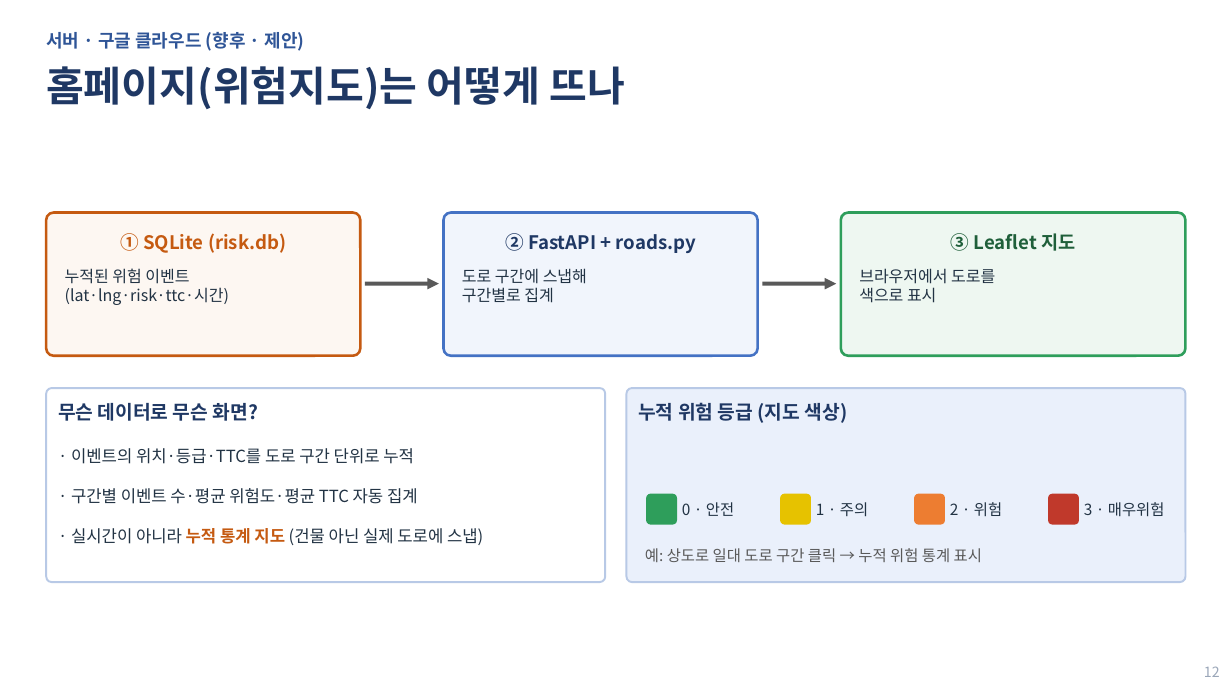
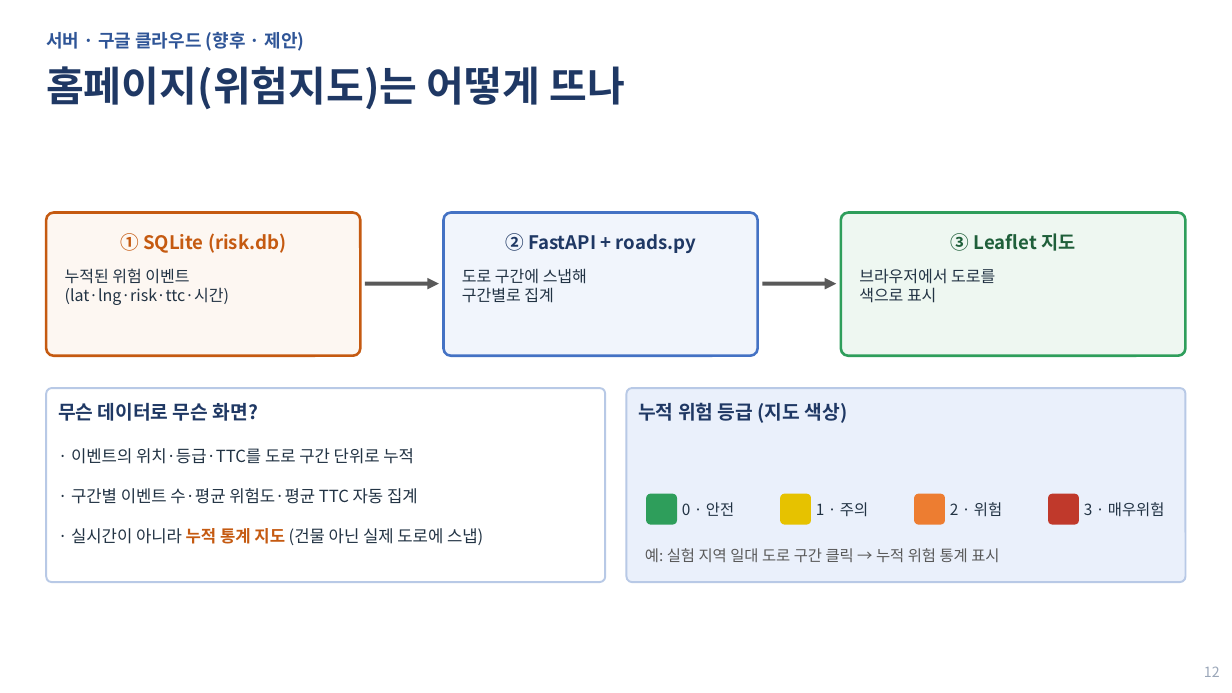
Before and after one commit to joon722/AI-V2X-Cane, a slide deck: slide 12 of docs/인수인계/AI_V2X_연결구조_다이어그램_report.pptx. Drawn at 1232x693 pixels with LibreOffice and Linux fonts; fonts in the diff are those of the drawing. Boxes give left, top, right and bottom in pixels: in the first picture for what was removed or moved away, otherwise in the second. Text is boxed around its words. In the diff, an @@ line names an element or a change of style, - is before the commit and + after.

```diff
--- a/docs/인수인계/AI_V2X_연결구조_다이어그램_report.pptx
+++ b/docs/인수인계/AI_V2X_연결구조_다이어그램_report.pptx
@@ text at <box>645,548,999,562</box>: text changed @@
-예: 상도로 일대 도로 구간 클릭 → 누적 위험 통계 표시
+예: 실험 지역 일대 도로 구간 클릭 → 누적 위험 통계 표시
```
Also in this commit, not shown: 51 other files.
